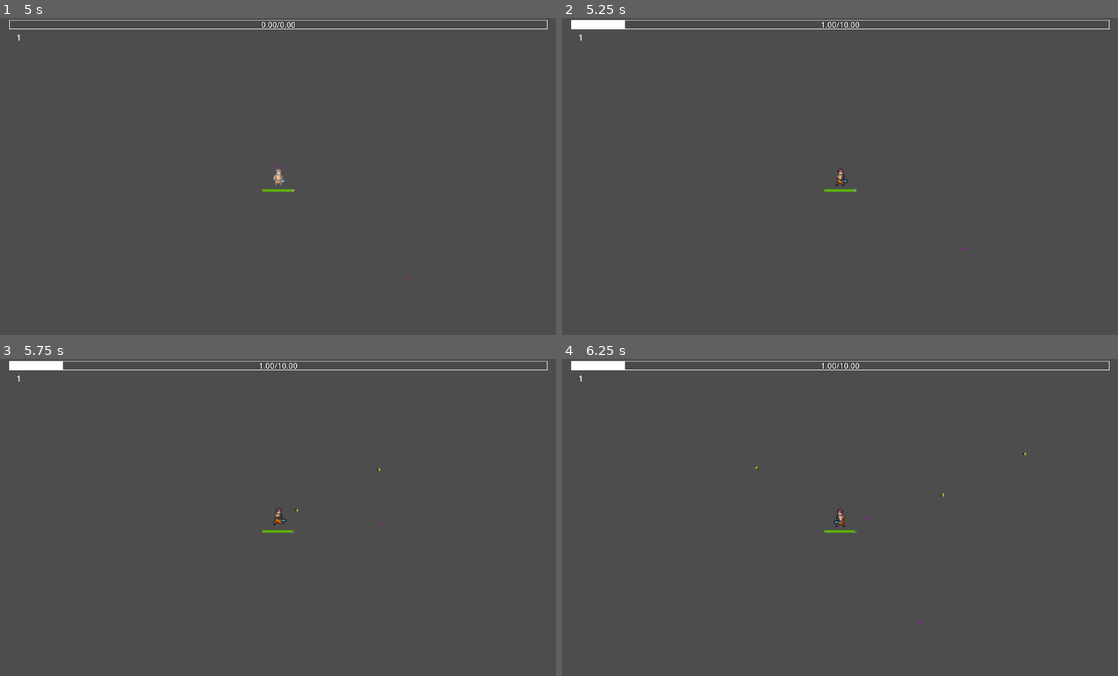
Above: before the commit, frames 1-4 (two rows, left to right).
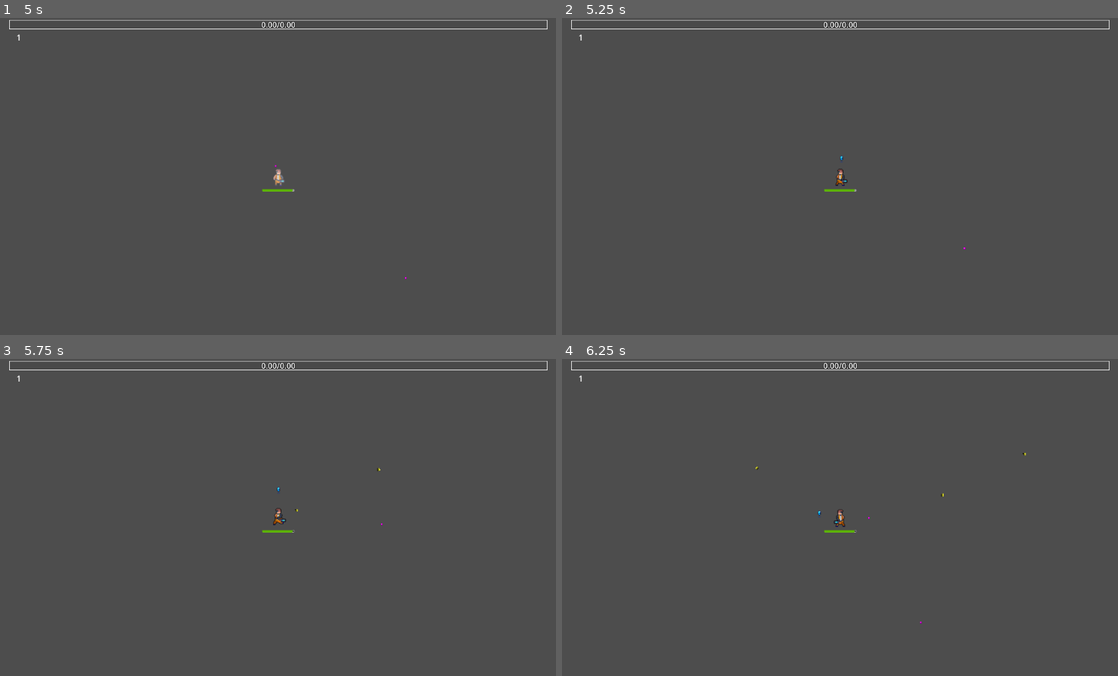
Above: after the commit, the same moments.

Repository: Clique33/Gamelab-Cipher-Labs
Game: Godot game, scene res://GameCore/Scenes/World.tscn
Two runs of this game, one before a commit and one after it. Both use one fixed random seed, a clock stepped at 60 frames per second and the inputs below.
Inputs (mouse positions are in pixels of both pictures, inside the frame that each line leads up to):
- Up to frame 1 (5 s): tap Enter at 0.5, 2.75 s; move the mouse to (400, 160) at 0.52 s; hold D (move_right) 0.53-1.28 s; click (400, 160) at 0.6 s; tap Space at 1.25, 4.25 s; move the mouse to (166, 192) at 1.27 s; hold S (move_down) 1.28-2.03 s; click (166, 192) at 1.35 s; move the mouse to (333, 106) at 2.02 s; hold D (move_right) 2.03-2.78 s; click (333, 106) at 2.1 s; move the mouse to (250, 239) at 2.77 s; hold W (move_up) 2.78-3.53 s; click (250, 239) at 2.85 s; move the mouse to (444, 224) at 3.52 s; hold A (move_left) from 3.53 s (still down); click (444, 224) at 3.6 s; move the mouse to (111, 128) at 4.27 s; click (111, 128) at 4.35 s
- Up to frame 2 (5.25 s): move the mouse to (867, 176) at 5.02 s; release A (move_left) at 5.03 s; hold S (move_down) from 5.03 s (still down); click (867, 176) at 5.1 s
- Up to frame 3 (5.75 s): keep holding S (move_down)
- Up to frame 4 (6.25 s): move the mouse to (756, 438) at 5.77 s; release S (move_down) at 5.78 s; hold D (move_right) from 5.78 s (still down); click (756, 438) at 5.85 s

Frame 1 is identical in both runs. In frame 2, 0.4% of the frame differs, in the area x 1-54%, y 0-46%; in frame 3, 0.4%; in frame 4, 0.4%.

Commit message:
pequenos erros no PR

Diff:
--- a/GameCore/Scripts/Enemy.gd
+++ b/GameCore/Scripts/Enemy.gd
@@ -5,7 +5,7 @@
 @export var touch_damage: float = 5.0
 @export var touch_interval: float = 0.5
 @export var xp_amount: int = 1
-@export var xp_orb_scene: PackedScene = preload("res://GameCore/Scenes/XPOrb.tscn")
+@export var xp_orb_scene: PackedScene = preload("res://GameCore/Scenes/XpOrb.tscn")
 @onready var player: Player = null
 @onready var health_node: HealthComponent = $Health
 var _touching_player: bool = false
@@ -75,7 +75,7 @@
 	if orb:
 		orb.global_position = global_position
 		orb.xp_value = xp_amount
-		get_tree().current_scene.add_child(orb)
+		get_tree().current_scene.call_deferred("add_child",orb)
 
 func _on_died() -> void:
 
